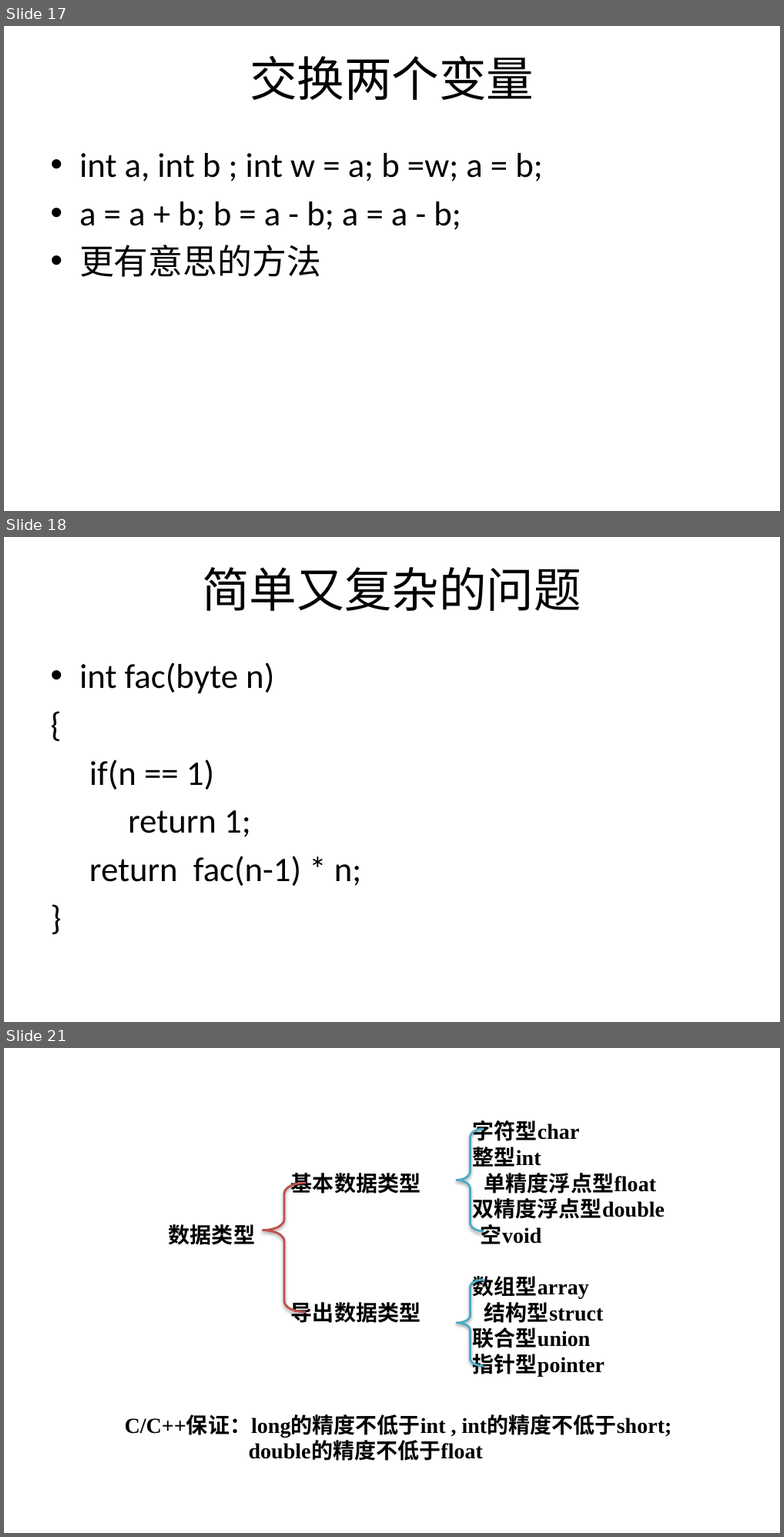
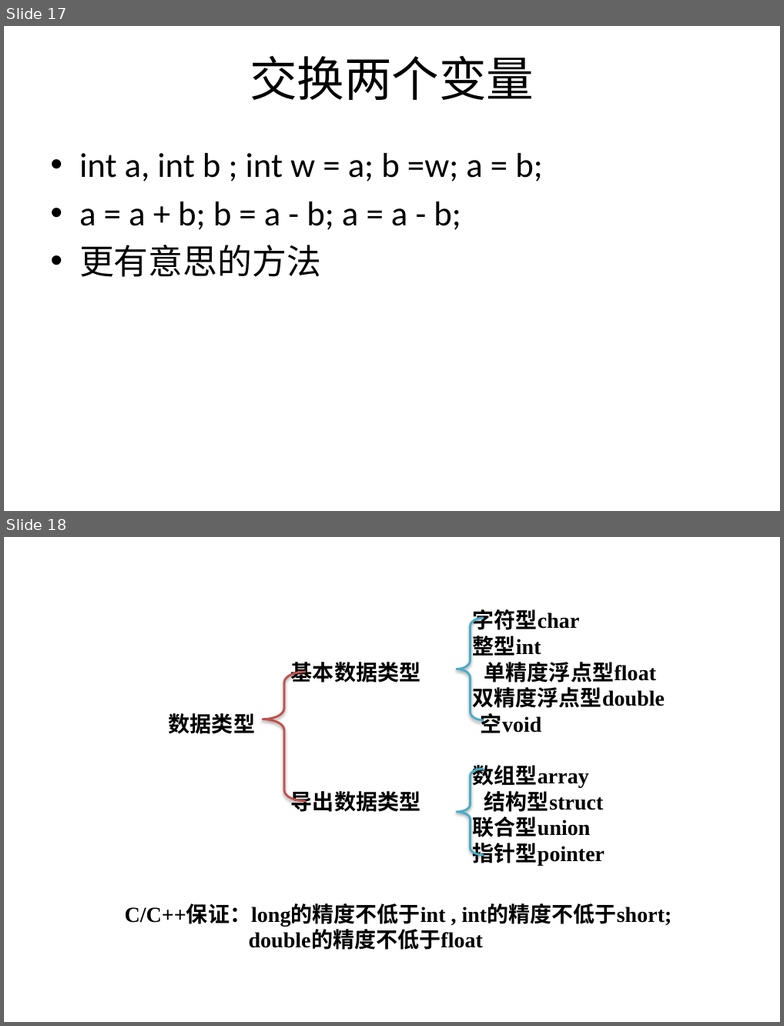
Before and after one commit to zuoshenghuang/curriculum, a slide deck: programming/2018/ch_1_byte.pptx. Shown one above the other, each under a label of ours: slides 17, 18 and 21 before the commit, slides 17 and 18 after it; the slides between them are not shown. The pictures are 784x1537 and 784x1026 pixels, drawn with LibreOffice and Linux fonts; fonts in the diff are those of the drawing; background and template pictures are left out. Boxes give left, top, right and bottom in pixels: in the first picture for what was removed or moved away, otherwise in the second. Text is boxed around its words. In the diff, an @@ line names an element or a change of style, - is before the commit and + after.

```diff
--- a/programming/2018/ch_1_byte.pptx
+++ b/programming/2018/ch_1_byte.pptx
@@ slide 18 removed at (x1=4, y1=537, x2=780, y2=1022), background picture (left out) @@
@@ title removed at (x1=202, y1=567, x2=582, y2=611) @@
-简单又复杂的问题
@@ text removed at (x1=79, y1=663, x2=361, y2=886) @@
-• int fac(byte n)
-{
-if(n == 1)
-return 1;
-return fac(n-1) * n;
-}
@@ what was slide 21 is now slide 18 @@
```
Also in this commit, not shown: 5 other slides removed, 2 other files.
